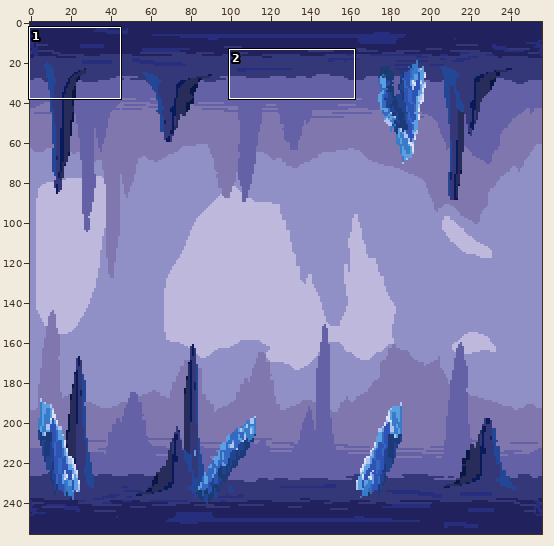
File history of a pixel-art file, Aseprite/Enviroment/Mine/Mine1.aseprite. Above, an overview of the earlier version with the close-up marked.
Close-up. Earlier state:
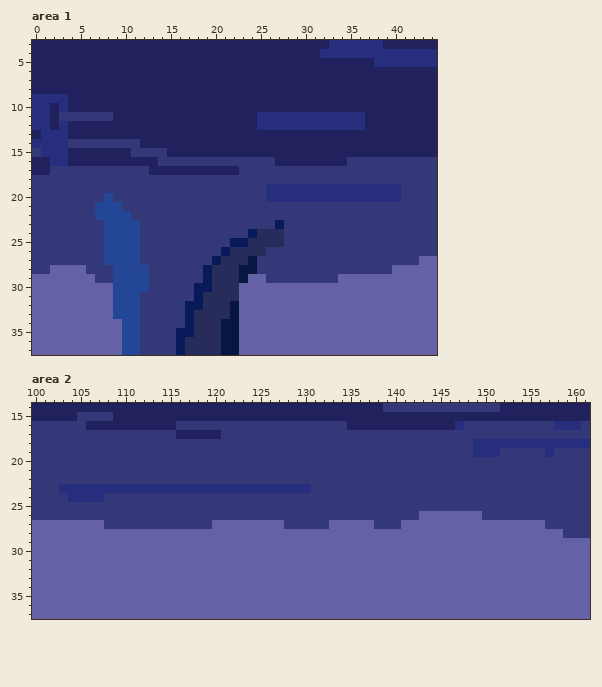
256x256 pixels, 1 frame. Shown: area 1: x 0..44, y 3..37; area 2: x 100..161, y 14..37. The commit also changed other parts of the picture, which this record leaves out.
New version:
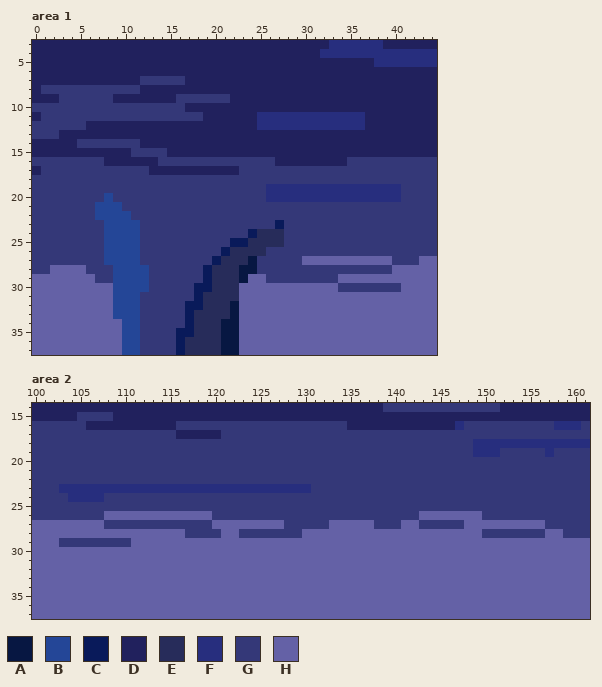
Palette (. is transparent): A #071742  B #244697  C #091a5a  D #21215d  E #272c5a  F #272e7e  G #343878  H #6461a6
Edits made:
--- area 1, layer "bg_fixed"
@@ x 0..23 @@
  6 DDDDDDDDDDDDDDDDDDDDDDDD
- 7 DDDDDDDDDDDDDDDDDDDDDDDD
- 8 DDDDDDDDDDDDDDDDDDDDDDDD
- 9 FFFFDDDDDDDDDDDDDDDDDDDD
-10 FFDFDDDDDDDDDDDDDDDDDDDD
-11 FFDGGGGGGDDDDDDDDDDDDDDD
-12 FFDFDDDDDDDDDDDDDDDDDDDD
-13 DFFFDDDDDDDDDDDDDDDDDDDD
-14 FFFFGGGGGGGGDDDDDDDDDDDD
-15 GFFFDDDDDDDGGGGDDDDDDDDD
-16 DDFFDDDDDDDDDDGGGGGGGGGG
-17 DDGGGGGGGGGGGDDDDDDDDDDG
+ 7 DDDDDDDDDDDDGGGGGDDDDDDD
+ 8 DGGGGGGGGGGGDDDDDDDDDDDD
+ 9 DDDGGGGGGDDDDDDDGGGGGGDD
+10 GGGGGGGGGGGGGGGGGDDDDDDD
+11 DGGGGGGGGGGGGGGGGGGDDDDD
+12 GGGGGGDDDDDDDDDDDDDDDDDD
+13 GGGDDDDDDDDDDDDDDDDDDDDD
+14 DDDDDGGGGGGGDDDDDDDDDDDD
+15 DDDDDDDDDDDGGGGDDDDDDDDD
+16 GGGGGGGGDDDDDDGGGGGGGGGG
+17 DGGGGGGGGGGGGDDDDDDDDDDG
 18 GGGGGGGGGGGGGGGGGGGGGGGG
@@ x 28..42 @@
 26 GGGGGGGGGGGGGGG
-27 GGGGGGGGGGGGGGG
+27 GGHHHHHHHHHHGGG
 28 GGGGGGGGGGGGHHH
 29 GGGGGGHHHHHHHHH
-30 HHHHHHHHHHHHHHH
+30 HHHHHHGGGGGGGHH
 31 HHHHHHHHHHHHHHH
--- area 2, layer "bg_fixed"
@@ x 100..161 @@
 25 GGGGGGGGGGGGGGGGGGGGGGGGGGGGGGGGGGGGGGGGGGGGGGGGGGGGGGGGGGGGGG
-26 GGGGGGGGGGGGGGGGGGGGGGGGGGGGGGGGGGGGGGGGGGGHHHHHHHGGGGGGGGGGGG
-27 HHHHHHHHGGGGGGGGGGGGHHHHHHHHGGGGGHHHHHGGGHHHHHHHHHHHHHHHHGGGGG
-28 HHHHHHHHHHHHHHHHHHHHHHHHHHHHHHHHHHHHHHHHHHHHHHHHHHHHHHHHHHHGGG
-29 HHHHHHHHHHHHHHHHHHHHHHHHHHHHHHHHHHHHHHHHHHHHHHHHHHHHHHHHHHHHHH
+26 GGGGGGGGHHHHHHHHHHHHGGGGGGGGGGGGGGGGGGGGGGGHHHHHHHGGGGGGGGGGGG
+27 HHHHHHHHGGGGGGGGGGGGHHHHHHHHGGGGGHHHHHGGGHHGGGGGHHHHHHHHHGGGGG
+28 HHHHHHHHHHHHHHHHHGGGGHHGGGGGGGHHHHHHHHHHHHHHHHHHHHGGGGGGGHHGGG
+29 HHHGGGGGGGGHHHHHHHHHHHHHHHHHHHHHHHHHHHHHHHHHHHHHHHHHHHHHHHHHHH
 30 HHHHHHHHHHHHHHHHHHHHHHHHHHHHHHHHHHHHHHHHHHHHHHHHHHHHHHHHHHHHHH
Pixel boxes of the changes (left, top, right, bottom) in both close-ups:
changed: (32, 76, 230, 175)
changed: (302, 256, 401, 292)
changed: (59, 511, 302, 547)
changed: (419, 520, 545, 538)
